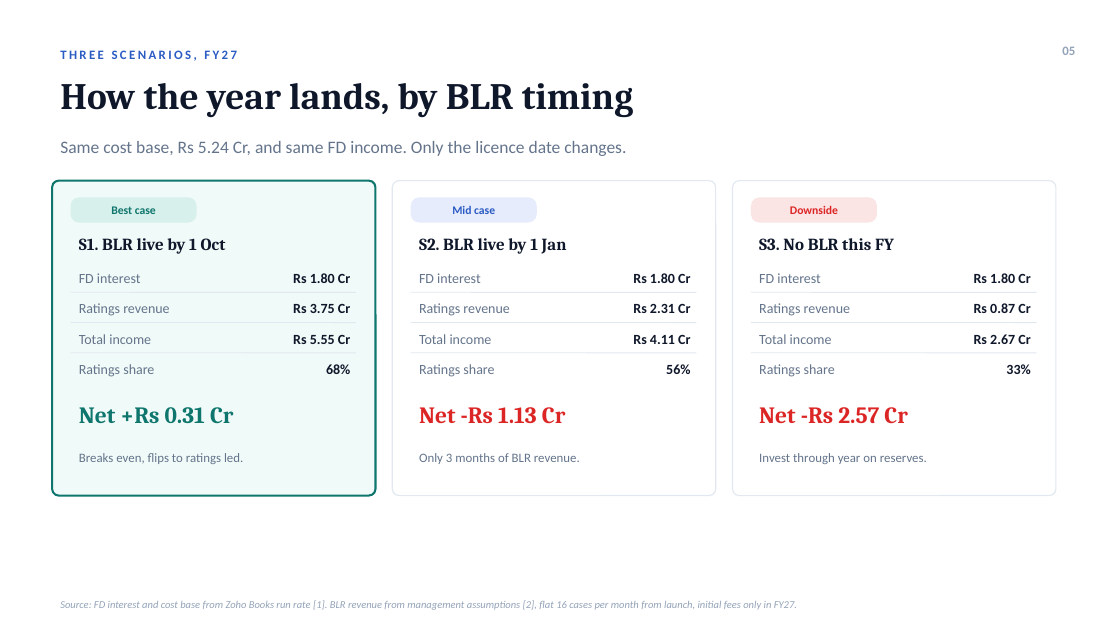
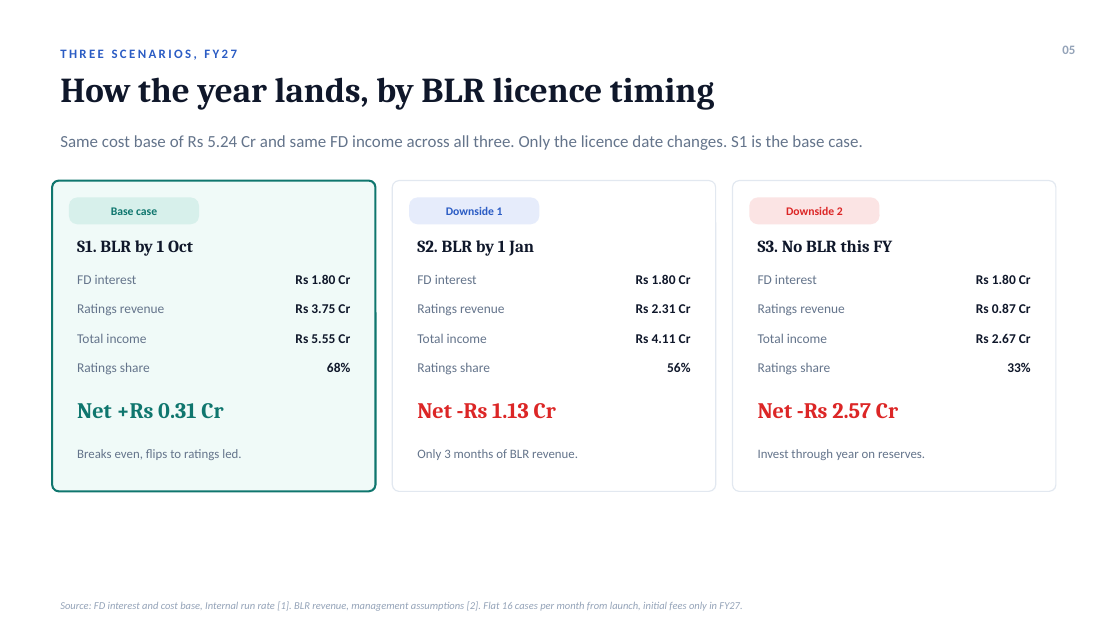
Before and after one commit to acer-developer/AOP, a slide deck: slide 5 of board/AOP_board_presentation.pptx. Drawn at 1120x630 pixels with LibreOffice and Linux fonts; fonts in the diff are those of the drawing. Boxes give left, top, right and bottom in pixels: in the first picture for what was removed or moved away, otherwise in the second. Text is boxed around its words. In the diff, an @@ line names an element or a change of style, - is before the commit and + after.

```diff
--- a/board/AOP_board_presentation.pptx
+++ b/board/AOP_board_presentation.pptx
@@ text at box(60, 77, 714, 110): text changed; size 32 to 30 pt @@
-How the year lands, by BLR timing
+How the year lands, by BLR licence timing
@@ text at box(60, 135, 862, 150): text changed; size 15 to 14.5 pt @@
-Same cost base, Rs 5.24 Cr, and same FD income. Only the licence date changes.
+Same cost base of Rs 5.24 Cr and same FD income across all three. Only the licence date changes. S1 is the base case.
@@ rounded rectangle: place and size @@
-rounded rectangle at box(52, 181, 376, 496)
+rounded rectangle at box(52, 181, 376, 492)
@@ text at box(111, 207, 157, 215): text changed @@
-Best case
+Base case
@@ rounded rectangle: place and size @@
-rounded rectangle at box(392, 181, 716, 496)
+rounded rectangle at box(392, 181, 716, 492)
@@ text at box(446, 207, 503, 215): text changed @@
-Mid case
+Downside 1
@@ rounded rectangle: place and size @@
-rounded rectangle at box(733, 181, 1056, 496)
+rounded rectangle at box(733, 181, 1056, 492)
@@ proportions changed in 6 elements at box(52, 181, 376, 492), box(69, 197, 199, 224), box(392, 181, 716, 492), box(733, 181, 1056, 492), box(409, 197, 539, 224), box(749, 197, 880, 224) @@
@@ text at box(786, 207, 843, 215): text changed @@
-Downside
+Downside 2
@@ text at box(77, 240, 193, 256): text changed @@
-S1. BLR live by 1 Oct
+S1. BLR by 1 Oct
@@ text at box(417, 240, 534, 256): text changed @@
-S2. BLR live by 1 Jan
+S2. BLR by 1 Jan
@@ line removed from (71, 292) to (356, 292) @@
@@ line removed from (411, 292) to (697, 292) @@
@@ line removed from (751, 292) to (1037, 292) @@
@@ line removed from (71, 323) to (356, 323) @@
@@ line removed from (411, 323) to (697, 323) @@
@@ line removed from (751, 323) to (1037, 323) @@
@@ line removed from (411, 353) to (697, 353) @@
@@ line removed from (751, 353) to (1037, 353) @@
@@ size 12 to 11.5 pt in 24 elements at box(77, 275, 137, 284), box(295, 274, 350, 284), box(417, 304, 505, 316), box(758, 304, 845, 316), box(77, 304, 165, 315), box(417, 275, 477, 284), box(758, 275, 817, 284), box(758, 333, 827, 343), box(77, 334, 146, 343), box(417, 334, 487, 343), box(77, 362, 150, 374), box(417, 362, 490, 375), box(758, 363, 830, 375), box(295, 304, 350, 313), box(636, 304, 691, 313), box(976, 303, 1031, 313), box(636, 274, 691, 284), box(976, 274, 1031, 284), box(295, 334, 350, 343), box(636, 334, 691, 343), box(976, 334, 1031, 343), box(327, 362, 350, 372), box(667, 362, 690, 372), box(1007, 362, 1030, 372) @@
@@ size 20 to 19 pt in 3 elements at box(77, 403, 223, 418), box(417, 403, 556, 419), box(758, 403, 898, 419) @@
@@ 3 texts: place and size @@
-3 texts at box(79, 453, 927, 464)
+3 texts at box(77, 449, 925, 460)
@@ text at box(60, 601, 742, 611): text changed @@
-Source: FD interest and cost base from Zoho Books run rate [1]. BLR revenue from management assumptions [2], flat 16 cases per month from launch, initial fees only in FY27.
+Source: FD interest and cost base, Internal run rate [1]. BLR revenue, management assumptions [2]. Flat 16 cases per month from launch, initial fees only in FY27.
```
Also in this commit, not shown: 8 other slides changed, 2 slides added, 1 slide removed, 1 other file.
